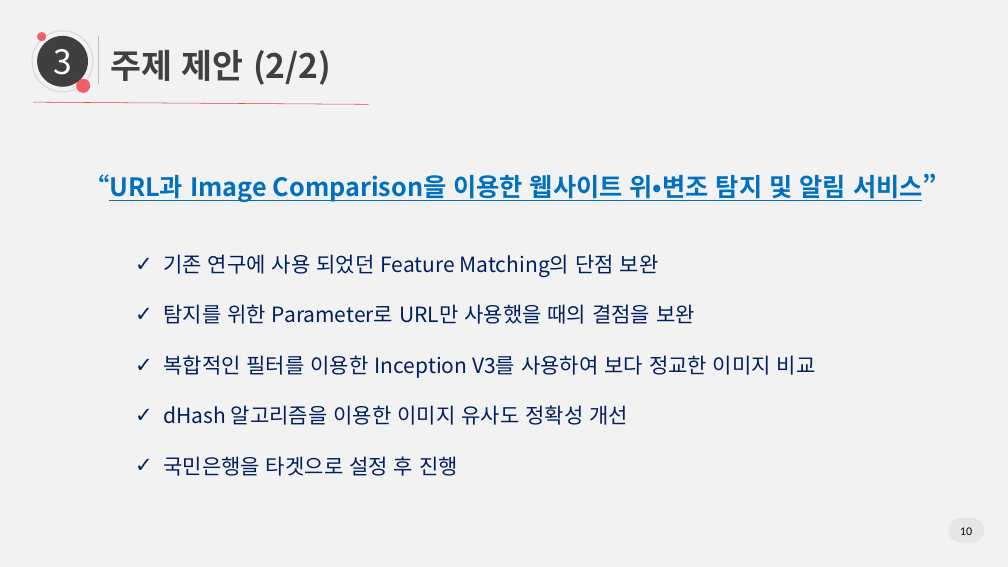
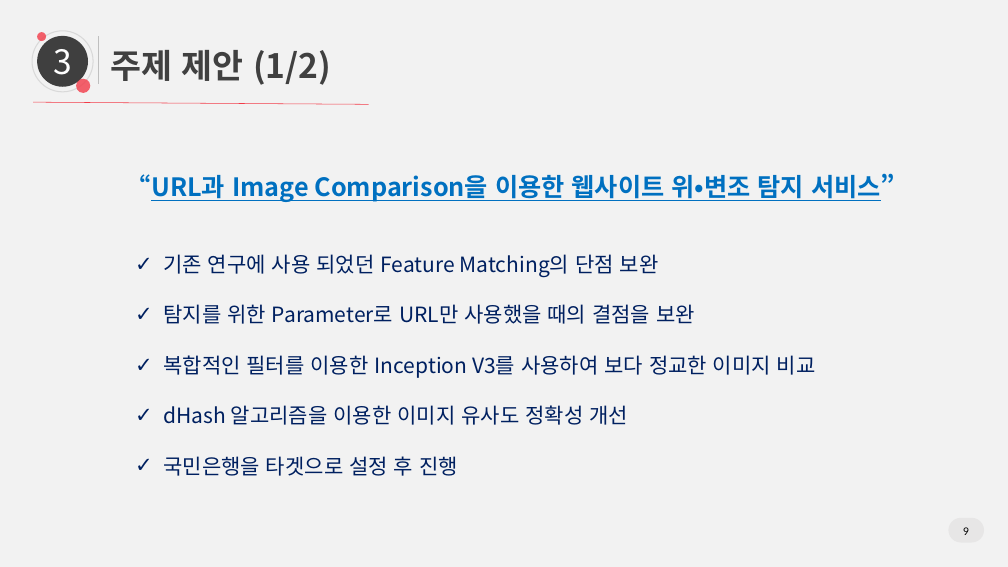
Before and after one commit to yjinsol/grad_project, a slide deck: slide 9 of Docs/20190625_졸업논문 최종발표/0625 논문 최종발표_v2.pptx (slide 10 before the commit). Drawn at 1008x567 pixels with LibreOffice and Linux fonts; fonts in the diff are those of the drawing. Boxes give left, top, right and bottom in pixels: in the first picture for what was removed or moved away, otherwise in the second. Text is boxed around its words. In the diff, an @@ line names an element or a change of style, - is before the commit and + after.

```diff
--- a/Docs/20190625_졸업논문 최종발표/0625 논문 최종발표_v2.pptx
+++ b/Docs/20190625_졸업논문 최종발표/0625 논문 최종발표_v2.pptx
@@ text at (111,50,331,85): text changed @@
-주제 제안 (2/2)
+주제 제안 (1/2)
@@ text at (126,173,895,202): text changed @@
-“URL과 Image Comparison을 이용한 웹사이트 위•변조 탐지 및 알림 서비스”
+“URL과 Image Comparison을 이용한 웹사이트 위•변조 탐지 서비스”
@@ page number at (963,527,969,535): text changed @@
-10
+9
```
Also in this commit, not shown: 4 other slides changed.
